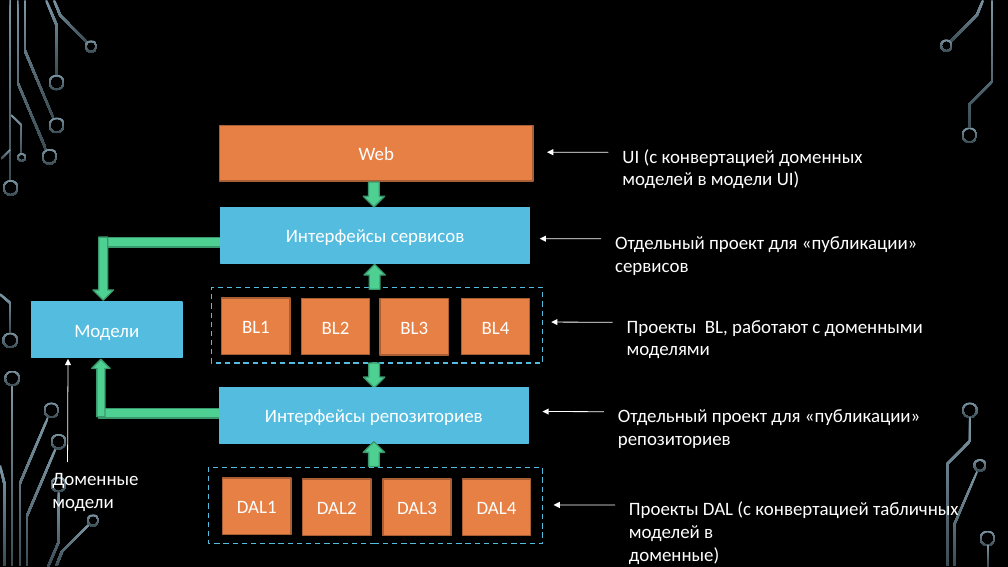
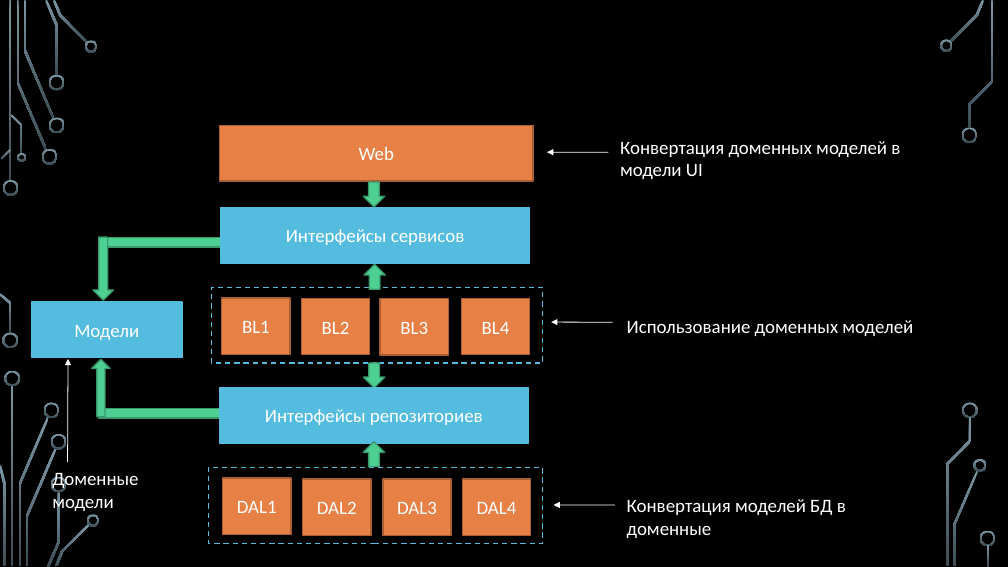
Before and after one commit to sergeyryskulov/Presentations, a slide deck: slide 18 of 8. Гексагональная архитектура/Архитектура больших проектов.pptx (slide 17 before the commit). Drawn at 1008x567 pixels with LibreOffice and Linux fonts; fonts in the diff are those of the drawing; background and template pictures are left out. Boxes give left, top, right and bottom in pixels: in the first picture for what was removed or moved away, otherwise in the second. Text is boxed around its words. In the diff, an @@ line names an element or a change of style, - is before the commit and + after.

```diff
--- a/8. Гексагональная архитектура/Архитектура больших проектов.pptx
+++ b/8. Гексагональная архитектура/Архитектура больших проектов.pptx
@@ text at <box>620,141,900,179</box>: text changed @@
-UI (с конвертацией доменных моделей в модели UI)
+Конвертация доменных моделей в модели UI
@@ arrow removed from (601, 239) to (540, 239) @@
@@ text removed at <box>615,236,917,275</box> @@
-Отдельный проект для «публикации»
-сервисов
@@ text at <box>627,320,913,336</box>: text changed @@
-Проекты BL, работают с доменными моделями
+Использование доменных моделей
@@ arrow removed from (604, 412) to (543, 411) @@
@@ text removed at <box>618,409,920,448</box> @@
-Отдельный проект для «публикации»
-репозиториев
@@ text at <box>627,499,846,538</box>: text changed @@
-Проекты DAL (с конвертацией табличных моделей в
-доменные)
+Конвертация моделей БД в
+доменные
```
Also in this commit, not shown: 10 other slides changed, 3 slides added, 2 slides removed, 1 other file.
